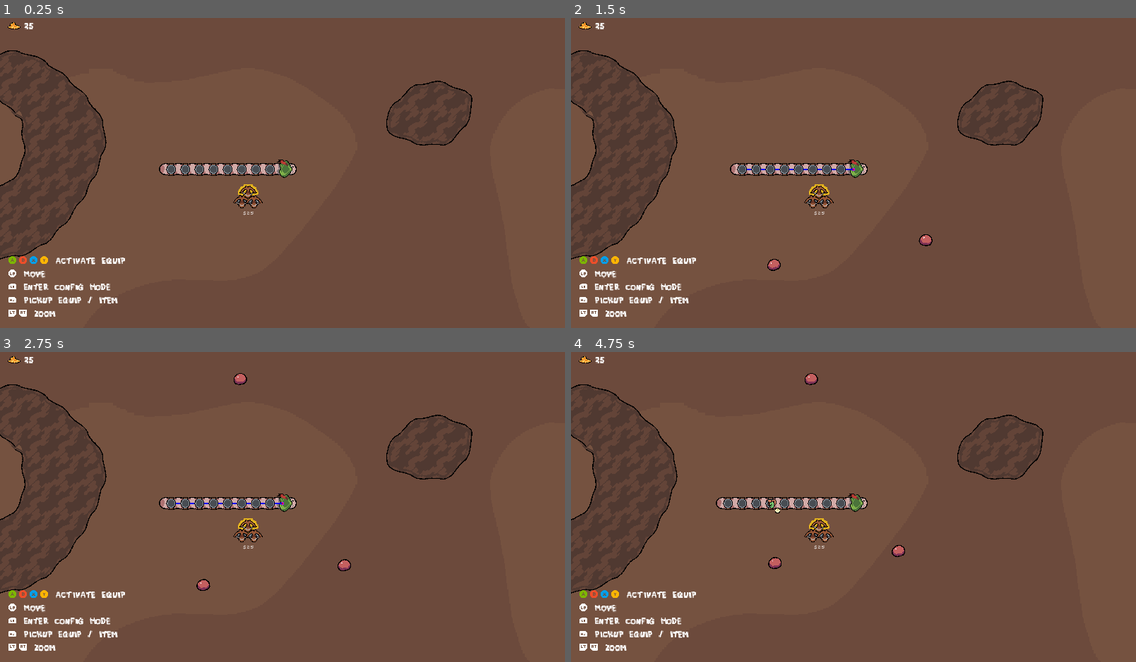
Above: before the commit, frames 1-4 (two rows, left to right).
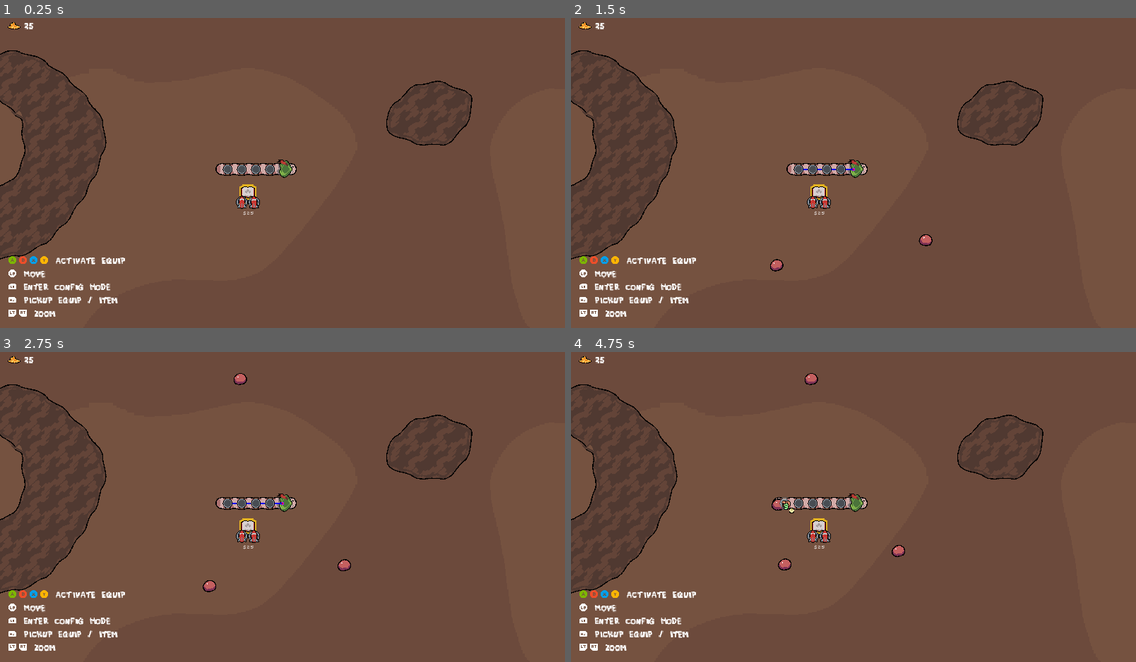
Above: after the commit, the same moments.

Repository: Justuna/worm-odyssey
Game: Godot game, scene res://scenes/main/worm_main.tscn
Same seed, same stepped clock (60 frames per second), same inputs: the game is played once before the commit and once after it.
Inputs (mouse positions are in pixels of both pictures, inside the frame that each line leads up to):
- Up to frame 1 (0.25 s): no input
- Up to frame 2 (1.5 s): tap Enter at 0.5 s; move the mouse to (977, 154) at 0.52 s; hold D 0.53-1.25 s; hold Alt 0.53-1.25 s; click (977, 154) at 0.67 s; tap Space at 0.77 s; drag from (740, 185) to (853, 169) at 1.27 s
- Up to frame 3 (2.75 s): move the mouse to (339, 432) at 2.02 s; hold D from 2.03 s (still down); hold Ctrl from 2.03 s (still down)
- Up to frame 4 (4.75 s): release D at 2.75 s; release Ctrl at 2.75 s; drag from (825, 565) to (757, 503) at 2.77 s; move the mouse to (1023, 550) at 3.52 s; hold Down (ui_down) 3.53-4.25 s; tap G at 3.6 s; tap Space at 3.77 s; drag from (684, 457) to (740, 503) at 4.27 s

The runs differ from the first frame. In frame 1, 0.7% of the frame differs, in the area x 28-47%, y 46-62%; in frame 2, 0.7%; in frame 3, 0.8%; in frame 4, 0.9%, in the area x 25-47%, y 46-71%.

Commit message:
Fix sword and growth fruit

Diff:
--- a/prefabs/equipment/sword_equipment.tscn
+++ b/prefabs/equipment/sword_equipment.tscn
@@ -6,14 +6,13 @@
 [ext_resource type="Script" path="res://scripts/equipment/equipment_turret.gd" id="4_on6qc"]
 [ext_resource type="Texture2D" uid="uid://d2844xad5tfvs" path="res://assets/art/equipment/sword.png" id="5_q18p7"]
 [ext_resource type="Script" path="res://scripts/entities/fx.gd" id="6_oheuf"]
-[ext_resource type="Texture2D" uid="uid://blj683acjnbdy" path="res://assets/art/fx/32_circle_fx.png" id="7_r8uo7"]
 [ext_resource type="Script" path="res://scripts/entities/advanced_gpu_particles_2d.gd" id="8_wfyln"]
 [ext_resource type="Texture2D" uid="uid://1h26xngwhymm" path="res://assets/art/fx/64_star_fx.png" id="9_ir0sl"]
 [ext_resource type="Script" path="res://scripts/entities/entity_tracker.gd" id="10_erday"]
 [ext_resource type="Script" path="res://scripts/equipment/range_collision_shape_2d.gd" id="11_5ujr0"]
 [ext_resource type="Script" path="res://scripts/equipment/shoot_types/shoot_once.gd" id="12_sj34r"]
-[ext_resource type="PackedScene" uid="uid://dnaxpgibkablf" path="res://prefabs/projectiles/sword_slice.tscn" id="13_md4l7"]
-[ext_resource type="PackedScene" uid="uid://coq03wfbo3bhn" path="res://prefabs/projectiles/sword_swipe.tscn" id="14_1trwu"]
+[ext_resource type="PackedScene" uid="uid://cuvlbar83rb66" path="res://prefabs/projectiles/sword_slice.tscn" id="13_md4l7"]
+[ext_resource type="PackedScene" path="res://prefabs/projectiles/sword_swipe.tscn" id="14_1trwu"]
 [ext_resource type="Script" path="res://scripts/projectiles/spawn_explosion.gd" id="14_816l2"]
 [ext_resource type="Script" path="res://scripts/entities/team.gd" id="15_514l7"]
 [ext_resource type="Script" path="res://scripts/entities/stats/stat_block_injector.gd" id="18_pc38w"]
@@ -72,42 +71,6 @@
 "recoil_light": SubResource("Animation_hgqwl")
 }
 
-[sub_resource type="Animation" id="Animation_4k2do"]
-length = 0.001
-tracks/0/type = "bezier"
-tracks/0/imported = false
-tracks/0/enabled = true
-tracks/0/path = NodePath("Sprite2D:position:y")
-tracks/0/interp = 1
-tracks/0/loop_wrap = true
-tracks/0/keys = {
-"handle_modes": PackedInt32Array(0),
-"points": PackedFloat32Array(0, -0.25, 0, 0.25, 0),
-"times": PackedFloat32Array(0)
-}
-
-[sub_resource type="Animation" id="Animation_ewhr6"]
-resource_name = "recoil_heavy"
-length = 0.5
-step = 0.05
-tracks/0/type = "bezier"
-tracks/0/imported = false
-tracks/0/enabled = true
-tracks/0/path = NodePath("Sprite2D:position:y")
-tracks/0/interp = 1
-tracks/0/loop_wrap = true
-tracks/0/keys = {
-"handle_modes": PackedInt32Array(0, 2, 0),
-"points": PackedFloat32Array(0.05848, -0.25, 0, 0.05, 9.06433, 17.7485, -0.100021, -0.0292459, 0.1, 0.0292397, 0.05848, -0.1, 11.5497, 0.1, -0.438596),
-"times": PackedFloat32Array(0, 0.15, 0.5)
-}
-
-[sub_resource type="AnimationLibrary" id="AnimationLibrary_8volk"]
-_data = {
-"RESET": SubResource("Animation_4k2do"),
-"recoil_heavy": SubResource("Animation_ewhr6")
-}
-
 [sub_resource type="CircleShape2D" id="CircleShape2D_ourt5"]
 radius = 320.0
 
@@ -144,6 +107,7 @@
 [node name="TurretHead" type="Node2D" parent="EquipmentTurret"]
 
 [node name="Sprite2D" type="Sprite2D" parent="EquipmentTurret/TurretHead"]
+position = Vector2(0, 0.05848)
 texture = ExtResource("5_q18p7")
 
 [node name="TurretMuzzle" type="Node2D" parent="EquipmentTurret/TurretHead"]
@@ -155,13 +119,12 @@
 animation_name = "recoil_light"
 
 [node name="Particles" type="GPUParticles2D" parent="EquipmentTurret/TurretHead/TurretMuzzle/FireFX"]
-self_modulate = Color(0.309804, 0.831373, 0.133333, 1)
 position = Vector2(0, -1)
 rotation = -1.57079
 emitting = false
 amount = 4
-process_material = SubResource("ParticleProcessMaterial_63e31")
-texture = ExtResource("7_r8uo7")
+process_material = SubResource("ParticleProcessMaterial_nkv4r")
+texture = ExtResource("9_ir0sl")
 lifetime = 0.4
 one_shot = true
 explosiveness = 0.8
@@ -172,31 +135,6 @@
 root_node = NodePath("../../..")
 libraries = {
 "": SubResource("AnimationLibrary_yh25v")
-}
-
-[node name="PierceFireFX" type="Node2D" parent="EquipmentTurret/TurretHead/TurretMuzzle"]
-z_index = 1
-script = ExtResource("6_oheuf")
-animation_name = "recoil_heavy"
-
-[node name="Particles" type="GPUParticles2D" parent="EquipmentTurret/TurretHead/TurretMuzzle/PierceFireFX"]
-self_modulate = Color(0.309804, 0.831373, 0.133333, 1)
-position = Vector2(0, -1)
-rotation = -1.57079
-emitting = false
-amount = 4
-process_material = SubResource("ParticleProcessMaterial_63e31")
-texture = ExtResource("9_ir0sl")
-lifetime = 0.4
-one_shot = true
-explosiveness = 0.8
-script = ExtResource("8_wfyln")
-repeat_oneshot = true
-
-[node name="RecoilHeavy" type="AnimationPlayer" parent="EquipmentTurret/TurretHead/TurretMuzzle/PierceFireFX"]
-root_node = NodePath("../../..")
-libraries = {
-"": SubResource("AnimationLibrary_8volk")
 }
 
 [node name="EntityTracker" type="Area2D" parent="EquipmentTurret" node_paths=PackedStringArray("team")]
--- a/prefabs/projectiles/sword_slice.tscn
+++ b/prefabs/projectiles/sword_slice.tscn
@@ -1,7 +1,8 @@
-[gd_scene load_steps=3 format=3 uid="uid://dnaxpgibkablf"]
+[gd_scene load_steps=4 format=3 uid="uid://cuvlbar83rb66"]
 
 [ext_resource type="PackedScene" uid="uid://dp6ibxtg4brre" path="res://prefabs/projectiles/circle_bullet.tscn" id="1_6w4f7"]
 [ext_resource type="Texture2D" uid="uid://bkf7u1uwm8l3f" path="res://assets/art/equipment/swipe_small.png" id="2_50pfv"]
+[ext_resource type="Texture2D" uid="uid://1h26xngwhymm" path="res://assets/art/fx/64_star_fx.png" id="3_rx8we"]
 
 [node name="SwordSlice" instance=ExtResource("1_6w4f7")]
 rotate_to_direction = true
@@ -19,5 +20,6 @@
 lifetime = 0.5
 
 [node name="Particles" parent="Death/FX" index="0"]
-self_modulate = Color(0.309804, 0.831373, 0.133333, 1)
+self_modulate = Color(1, 1, 1, 1)
 rotation = -0.0229226
+texture = ExtResource("3_rx8we")
--- a/prefabs/worm/worm.tscn
+++ b/prefabs/worm/worm.tscn
@@ -69,7 +69,7 @@
 [node name="WormController" type="Node2D" parent="." node_paths=PackedStringArray("team", "line_2D", "worm_head", "worm_tail", "segments_container", "damage_instance_listener")]
 script = ExtResource("1_7wfu0")
 speed = 500.0
-segment_count = 8
+segment_count = 4
 team = NodePath("../Team")
 line_2D = NodePath("../Line2D")
 worm_head = NodePath("../WormHead")
--- a/resources/libraries/equipment_library.tres
+++ b/resources/libraries/equipment_library.tres
@@ -6,8 +6,9 @@
 [ext_resource type="PackedScene" uid="uid://8hyifksoti7y" path="res://prefabs/equipment/blunderbuss_equipment.tscn" id="3_l67lf"]
 [ext_resource type="PackedScene" uid="uid://bf71hwhnlk23m" path="res://prefabs/equipment/missile_launcher_equipment.tscn" id="4_t2j5a"]
 [ext_resource type="PackedScene" uid="uid://dy77hxliy8w3d" path="res://prefabs/equipment/fire_tome_equipment.tscn" id="5_mh44k"]
+[ext_resource type="PackedScene" path="res://prefabs/equipment/sword_equipment.tscn" id="6_5jqmw"]
 
 [resource]
 script = ExtResource("1_nwjns")
-equipment_prefabs = Array[PackedScene]([ExtResource("2_5vylb"), ExtResource("3_l67lf"), ExtResource("4_t2j5a"), ExtResource("5_mh44k")])
+equipment_prefabs = Array[PackedScene]([ExtResource("2_5vylb"), ExtResource("3_l67lf"), ExtResource("4_t2j5a"), ExtResource("5_mh44k"), ExtResource("6_5jqmw")])
 dropped_equipment_prefab = ExtResource("1_xr3rw")
--- a/scenes/main/worm_main.tscn
+++ b/scenes/main/worm_main.tscn
@@ -35,7 +35,9 @@
 [ext_resource type="Resource" uid="uid://cxggpiyowtytg" path="res://resources/cards/wave_cards/lantern_fly_only_shotgun_wave.tres" id="35_68bei"]
 [ext_resource type="Resource" uid="uid://bln3x2581mjbj" path="res://resources/cards/wave_cards/lantern_fly_only_star_wave.tres" id="36_dwdfq"]
 [ext_resource type="Resource" uid="uid://bi1l2l34g6h6b" path="res://resources/cards/wave_cards/slime_wave.tres" id="37_3huqq"]
+[ext_resource type="PackedScene" path="res://prefabs/pickups/growth_pickup.tscn" id="37_h5qvy"]
 [ext_resource type="Script" path="res://scripts/entities/enemies/tracking/loot_table.gd" id="38_3svkd"]
+[ext_resource type="Script" path="res://scripts/entities/enemies/tracking/loot_chance.gd" id="38_7hm0e"]
 [ext_resource type="Script" path="res://scripts/ui/hit_indicator_spawner.gd" id="39_b46iv"]
 [ext_resource type="PackedScene" uid="uid://bb37ero7f3n18" path="res://prefabs/ui/hit_indicator.tscn" id="40_lpjm4"]
 
@@ -536,6 +538,11 @@
 [sub_resource type="RectangleShape2D" id="RectangleShape2D_6uaxl"]
 size = Vector2(1024, 1024)
 
+[sub_resource type="Resource" id="Resource_0cpb8"]
+script = ExtResource("38_7hm0e")
+drop = ExtResource("37_h5qvy")
+base_chance = 0.25
+
 [node name="WormTest" type="Node2D"]
 
 [node name="World" type="Node2D" parent="." node_paths=PackedStringArray("shop_inflation")]
@@ -2125,6 +2132,7 @@
 money_drop_inflation = NodePath("LootEconomy")
 money_drop_prefab = ExtResource("27_7xs20")
 spawners = [NodePath("../PassiveSpawner")]
+drop_table = Array[ExtResource("38_7hm0e")]([SubResource("Resource_0cpb8")])
 
 [node name="LootEconomy" type="Node" parent="World/LootTable"]
 script = ExtResource("30_ptqin")
Not shown: 2 places in prefabs/equipment/sword_equipment.tscn that only renumber resources
Not shown: 1 places in resources/libraries/equipment_library.tres that only renumber resources
Not shown: 1 places in scenes/main/worm_main.tscn that only renumber resources
Not shown, added: builds/windows.zip
Not shown, changed: builds/windows/Worm Odyssey.console.exe
Not shown, changed: builds/windows/Worm Odyssey.exe
Not shown, changed: builds/windows/Worm Odyssey.pck
